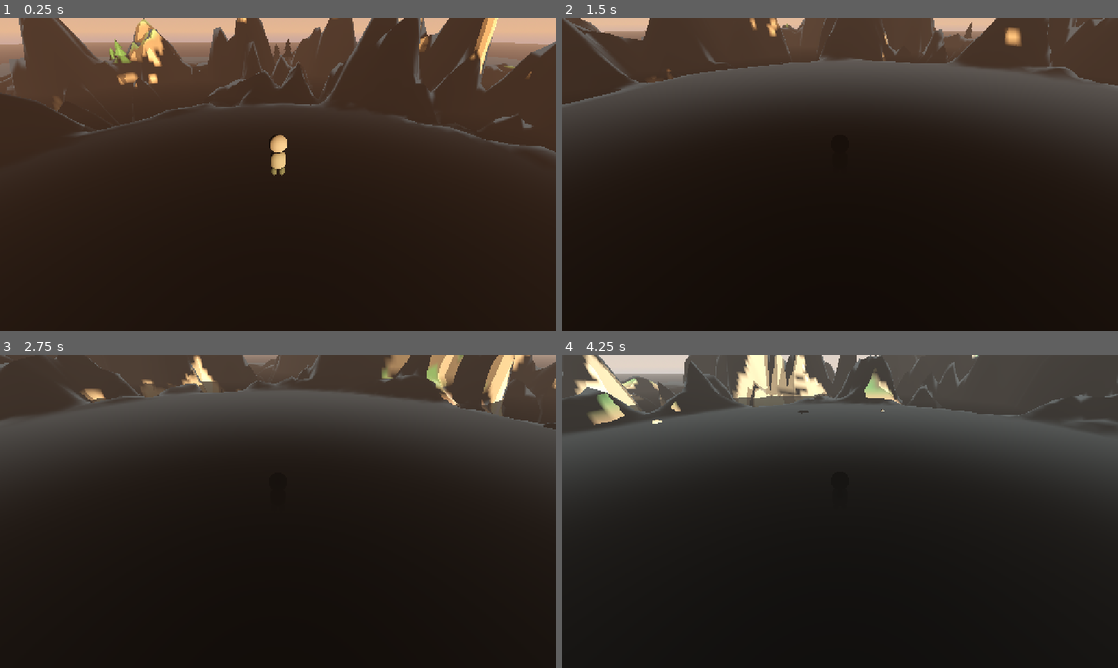
Above: before the commit, frames 1-4 (two rows, left to right).
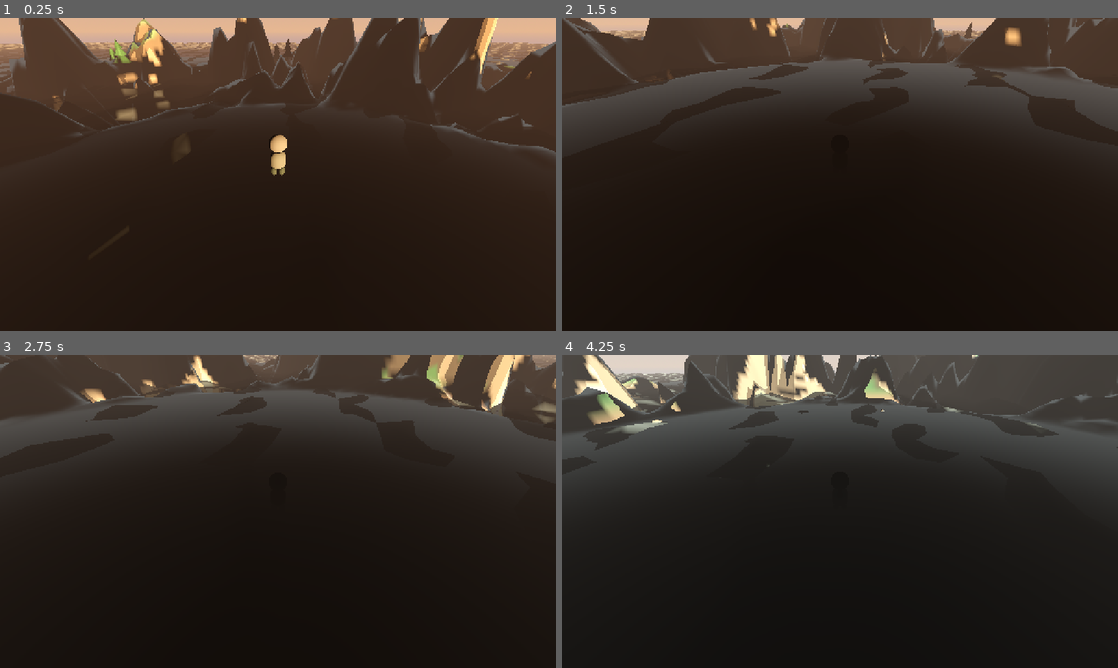
Above: after the commit, the same moments.

Repository: hunterbastian/yama
Game: Godot game, scene res://scenes/main.tscn
Same seed, same stepped clock (60 frames per second), same inputs: the game is played once before the commit and once after it.
Inputs (mouse positions are in pixels of both pictures, inside the frame that each line leads up to):
- Up to frame 1 (0.25 s): no input
- Up to frame 2 (1.5 s): tap Enter at 0.5 s; move the mouse to (867, 174) at 0.52 s; hold R (regenerate) 0.53-1.28 s; hold W (move_forward) from 0.53 s (still down); tap Space (jump) at 0.77 s; move the mouse to (812, 174) at 1.27 s; tap Shift (sprint) at 1.35 s
- Up to frame 3 (2.75 s): keep holding W (move_forward); tap Space (jump) at 1.52 s; move the mouse to (289, 505) at 2.02 s; hold R (regenerate) from 2.03 s (still down)
- Up to frame 4 (4.25 s): keep holding W (move_forward); move the mouse to (834, 517) at 2.77 s; release R (regenerate) at 2.78 s; tap Shift (sprint) at 2.85 s; tap Space (jump) at 3.02, 3.77 s; move the mouse to (878, 514) at 3.52 s; hold R (regenerate) from 3.53 s (still down)

The runs differ from the first frame. In frame 1, 0.9% of the frame differs, in the area x 0-99%, y 7-43%; in frame 2, 1.8%; in frame 3, 1.7%; in frame 4, 1.8%, in the area x 3-100%, y 5-30%.

Commit message:
feat: Gerstner wave system with 4 overlapping ocean waves
Co-Authored-By: Claude Sonnet 4.6 <noreply@anthropic.com>

Diff:
--- a/scenes/water.tscn
+++ b/scenes/water.tscn
@@ -4,16 +4,14 @@
 
 [sub_resource type="PlaneMesh" id="PlaneMesh_water"]
 size = Vector2(300, 300)
-subdivide_width = 64
-subdivide_depth = 64
+subdivide_width = 128
+subdivide_depth = 128
 
 [sub_resource type="ShaderMaterial" id="ShaderMaterial_water"]
 render_priority = -1
 shader = ExtResource("1")
 shader_parameter/water_color = Color(0.66, 0.85, 0.92, 0.8)
 shader_parameter/deep_color = Color(0.35, 0.55, 0.7, 0.95)
-shader_parameter/wave_speed = 0.4
-shader_parameter/wave_height = 0.03
 
 [node name="Water" type="MeshInstance3D"]
 transform = Transform3D(1, 0, 0, 0, 1, 0, 0, 0, 1, 0, -0.2, 0)
--- a/shaders/water.gdshader
+++ b/shaders/water.gdshader
@@ -4,22 +4,47 @@
 uniform vec4 water_color : source_color = vec4(0.66, 0.85, 0.92, 0.8);
 uniform vec4 deep_color : source_color = vec4(0.35, 0.55, 0.70, 0.95);
 uniform sampler2D depth_texture : hint_depth_texture;
-uniform float wave_speed : hint_range(0.0, 2.0) = 0.4;
-uniform float wave_height : hint_range(0.0, 1.0) = 0.03;
 uniform vec2 player_xz;
 uniform float player_speed : hint_range(0.0, 20.0) = 0.0;
 uniform float player_speed_smooth : hint_range(0.0, 20.0) = 0.0;
 uniform vec4 water_effect_tint : source_color = vec4(1.0, 1.0, 1.0, 1.0);
 
+// Gerstner wave parameters — must match CPU _water_height_at() exactly
+const int WAVE_COUNT = 4;
+const vec2 WAVE_DIR[4] = {vec2(1.0, 0.0), vec2(0.7, 0.7), vec2(0.3, 1.0), vec2(-0.5, 0.8)};
+const float WAVE_AMP[4] = {0.35, 0.20, 0.15, 0.10};
+const float WAVE_FREQ[4] = {0.8, 1.2, 1.8, 2.5};
+const float WAVE_Q[4] = {0.4, 0.3, 0.3, 0.2};
+const float WAVE_SPEED[4] = {1.0, 1.3, 0.9, 1.5};
+
+varying vec3 v_wave_normal;
+
 void vertex() {
-	float wave = sin(VERTEX.x * 0.5 + TIME * wave_speed) * cos(VERTEX.z * 0.3 + TIME * wave_speed * 0.7);
-	VERTEX.y += wave * wave_height;
-	float eps = 0.5;
-	float hL = sin((VERTEX.x - eps) * 0.5 + TIME * wave_speed) * cos(VERTEX.z * 0.3 + TIME * wave_speed * 0.7) * wave_height;
-	float hR = sin((VERTEX.x + eps) * 0.5 + TIME * wave_speed) * cos(VERTEX.z * 0.3 + TIME * wave_speed * 0.7) * wave_height;
-	float hD = sin(VERTEX.x * 0.5 + TIME * wave_speed) * cos((VERTEX.z - eps) * 0.3 + TIME * wave_speed * 0.7) * wave_height;
-	float hU = sin(VERTEX.x * 0.5 + TIME * wave_speed) * cos((VERTEX.z + eps) * 0.3 + TIME * wave_speed * 0.7) * wave_height;
-	NORMAL = normalize(vec3(hL - hR, 2.0 * eps, hD - hU));
+	vec3 world_pos = (MODEL_MATRIX * vec4(VERTEX, 1.0)).xyz;
+	vec3 displaced = world_pos;
+	vec3 wave_normal = vec3(0.0, 1.0, 0.0);
+
+	for (int i = 0; i < WAVE_COUNT; i++) {
+		vec2 dir = normalize(WAVE_DIR[i]);
+		float phase = WAVE_FREQ[i] * dot(dir, world_pos.xz) + TIME * WAVE_SPEED[i];
+		float c = cos(phase);
+		float s = sin(phase);
+
+		// Gerstner displacement
+		displaced.x += WAVE_Q[i] * WAVE_AMP[i] * dir.x * c;
+		displaced.z += WAVE_Q[i] * WAVE_AMP[i] * dir.y * c;
+		displaced.y += WAVE_AMP[i] * s;
+
+		// Analytical Gerstner normal
+		wave_normal.x -= dir.x * WAVE_FREQ[i] * WAVE_AMP[i] * c;
+		wave_normal.z -= dir.y * WAVE_FREQ[i] * WAVE_AMP[i] * c;
+		wave_normal.y -= WAVE_Q[i] * WAVE_FREQ[i] * WAVE_AMP[i] * s;
+	}
+
+	// Apply displacement in local space
+	VERTEX = (inverse(MODEL_MATRIX) * vec4(displaced, 1.0)).xyz;
+	NORMAL = normalize(wave_normal);
+	v_wave_normal = wave_normal;
 }
 
 float ripple(vec2 frag_xz) {
